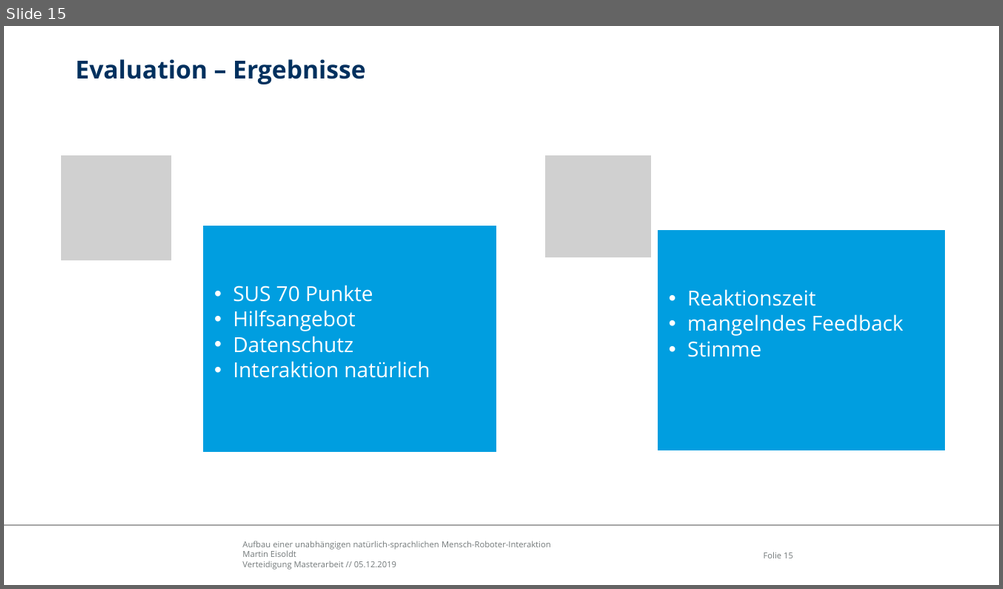
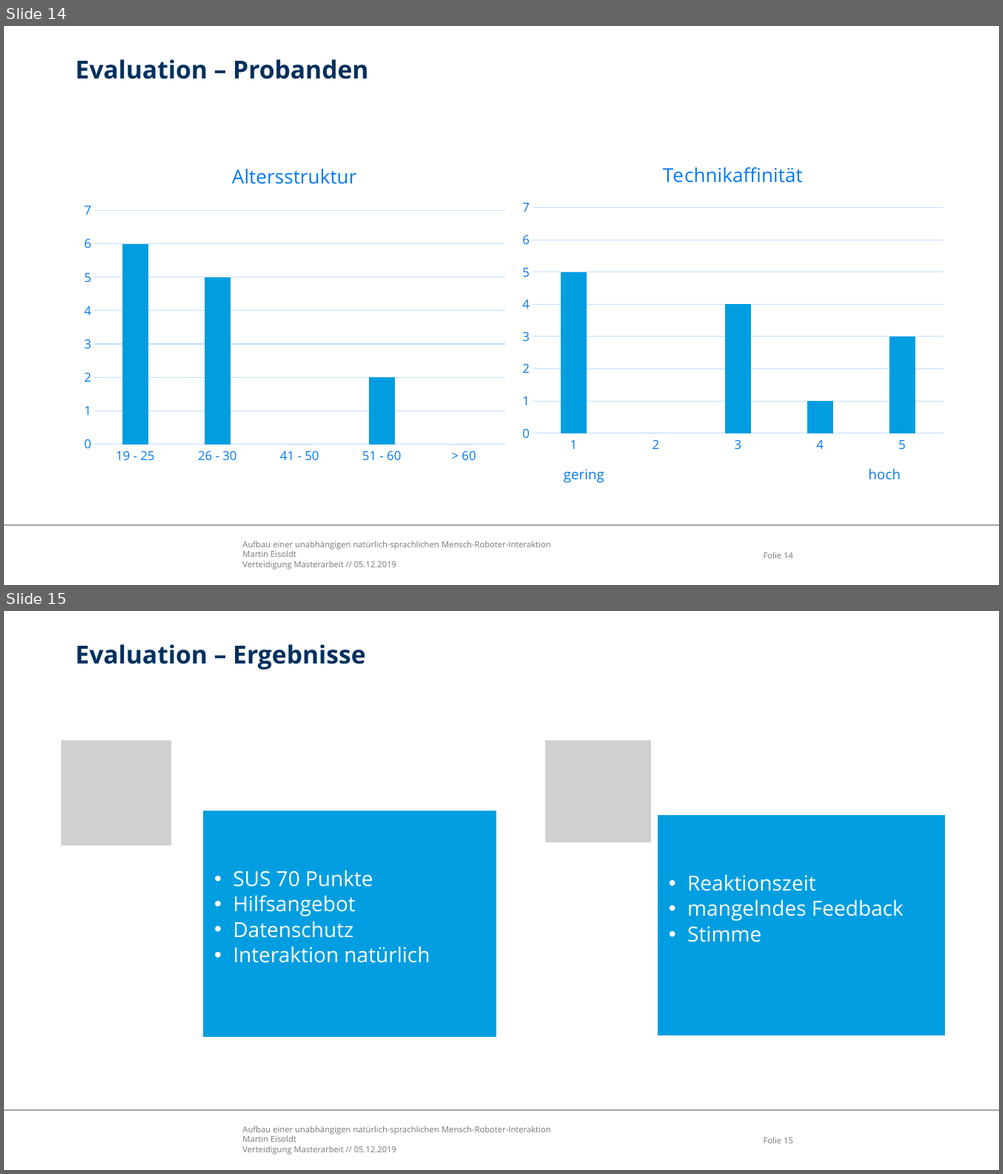
Before and after one commit to edegeyer/masterarbeit, a slide deck: verteidigung/verteidigung.pptx. Shown one above the other, each under a label of ours: slide 15 before the commit, slides 14 and 15 after it. The pictures are 1003x589 and 1003x1174 pixels, drawn with LibreOffice and Linux fonts; fonts in the diff are those of the drawing; grey boxes stand for pictures; background and template pictures are left out. Boxes give left, top, right and bottom in pixels: in the first picture for what was removed or moved away, otherwise in the second. Text is boxed around its words. In the diff, an @@ line names an element or a change of style, - is before the commit and + after.

```diff
--- a/verteidigung/verteidigung.pptx
+++ b/verteidigung/verteidigung.pptx
@@ slide 14 added at (x1=4, y1=26, x2=999, y2=585), background #FFFFFF; not listed: 3 template elements that a slide beside it also shows @@
@@ title added at (x1=75, y1=59, x2=368, y2=79), 24 pt, text #00305E, bold @@
+Evaluation – Probanden
@@ column chart added at (x1=76, y1=147, x2=514, y2=471) @@
+title "Altersstruktur "
+categories: 19 - 25, 26 - 30, 41 - 50, 51 - 60, > 60
+Series 1: 6, 5, 0, 2, 0
@@ column chart added at (x1=514, y1=147, x2=951, y2=500) @@
+title "Technikaffinität "
+categories: 1, 2, 3, 4, 5
+Series 1: 5, 0, 4, 1, 3
```
Also in this commit, not shown: 4 slides changed, 2 other slides added, 1 slide removed, 1 other file.
